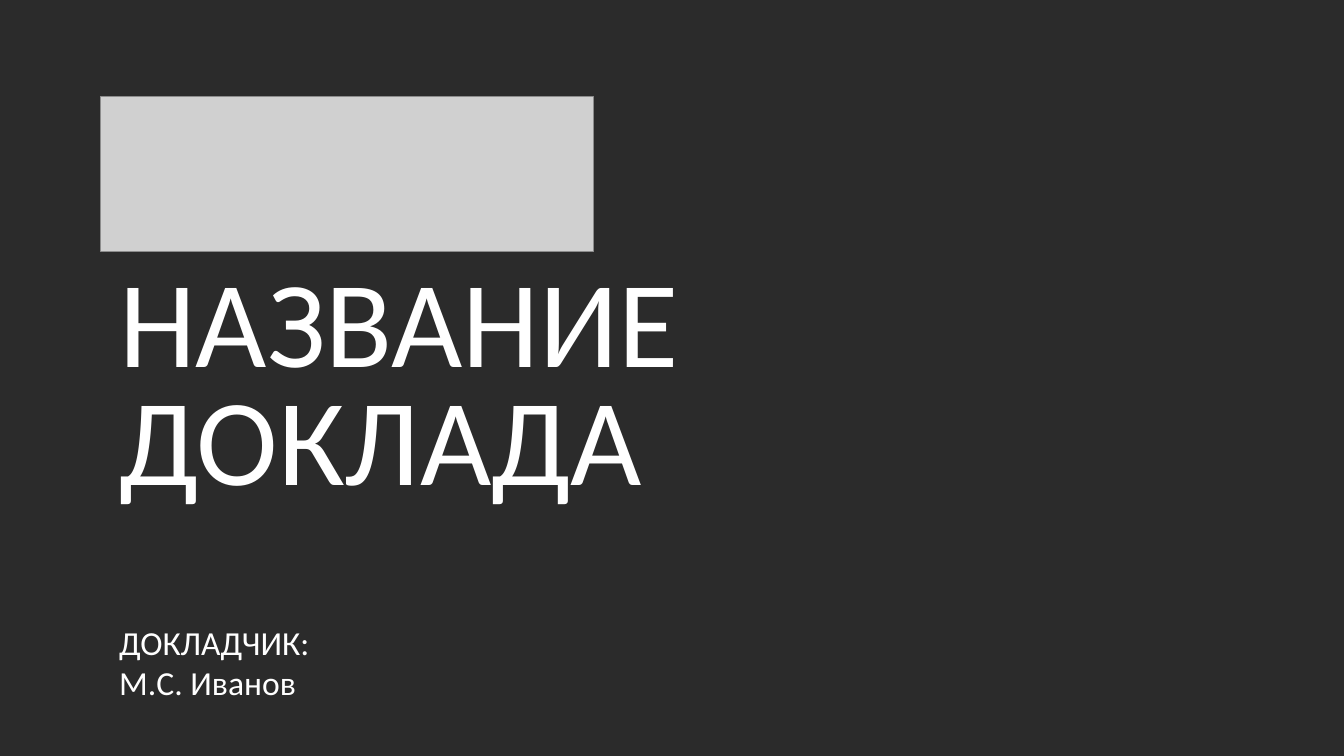
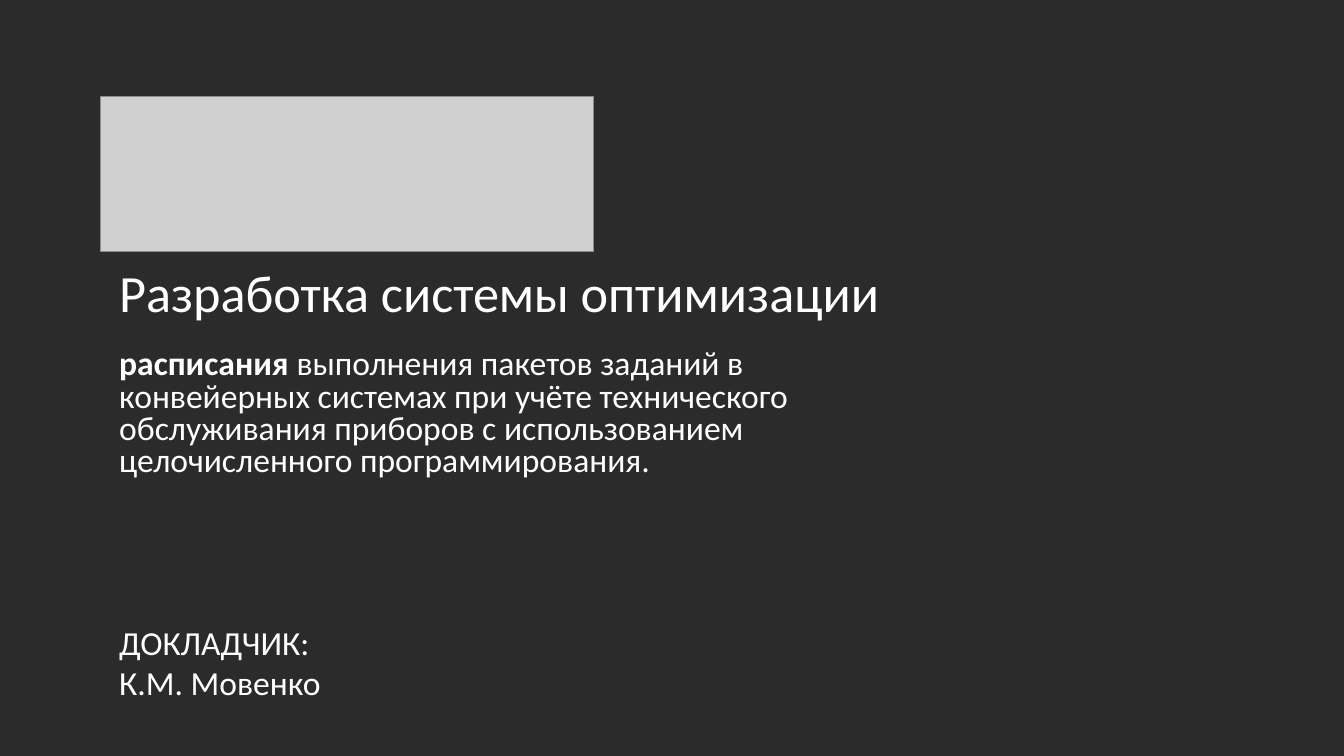
Before and after one commit to kostasmov/SevSU, a slide deck: slide 1 of 8 семестр/ПпЦП/Итоговая презентация.pptx. Drawn at 1344x756 pixels with LibreOffice and Linux fonts; fonts in the diff are those of the drawing; grey boxes stand for pictures; background and template pictures are left out; a plain dark background stands for a picture behind light text. Boxes give left, top, right and bottom in pixels: in the first picture for what was removed or moved away, otherwise in the second. Text is boxed around its words. In the diff, an @@ line names an element or a change of style, - is before the commit and + after.

```diff
--- a/8 семестр/ПпЦП/Итоговая презентация.pptx
+++ b/8 семестр/ПпЦП/Итоговая презентация.pptx
@@ text at [119, 276, 879, 321]: text changed; size 66 to 28 pt @@
-НАЗВАНИЕ
-ДОКЛАДА
+Разработка системы оптимизации
@@ text added at [119, 352, 788, 478], 18 pt, text #FFFFFF @@
+расписания выполнения пакетов заданий в конвейерных системах при учёте технического обслуживания приборов с использованием целочисленного программирования.
@@ text at [119, 633, 321, 696]: text changed @@
-ДОКЛАДЧИК:
-М.С. Иванов
+ДОКЛАДЧИК:
+К.М. Мовенко
```
Also in this commit, not shown: 9 slides added, 1 slide removed, 31 other files.
